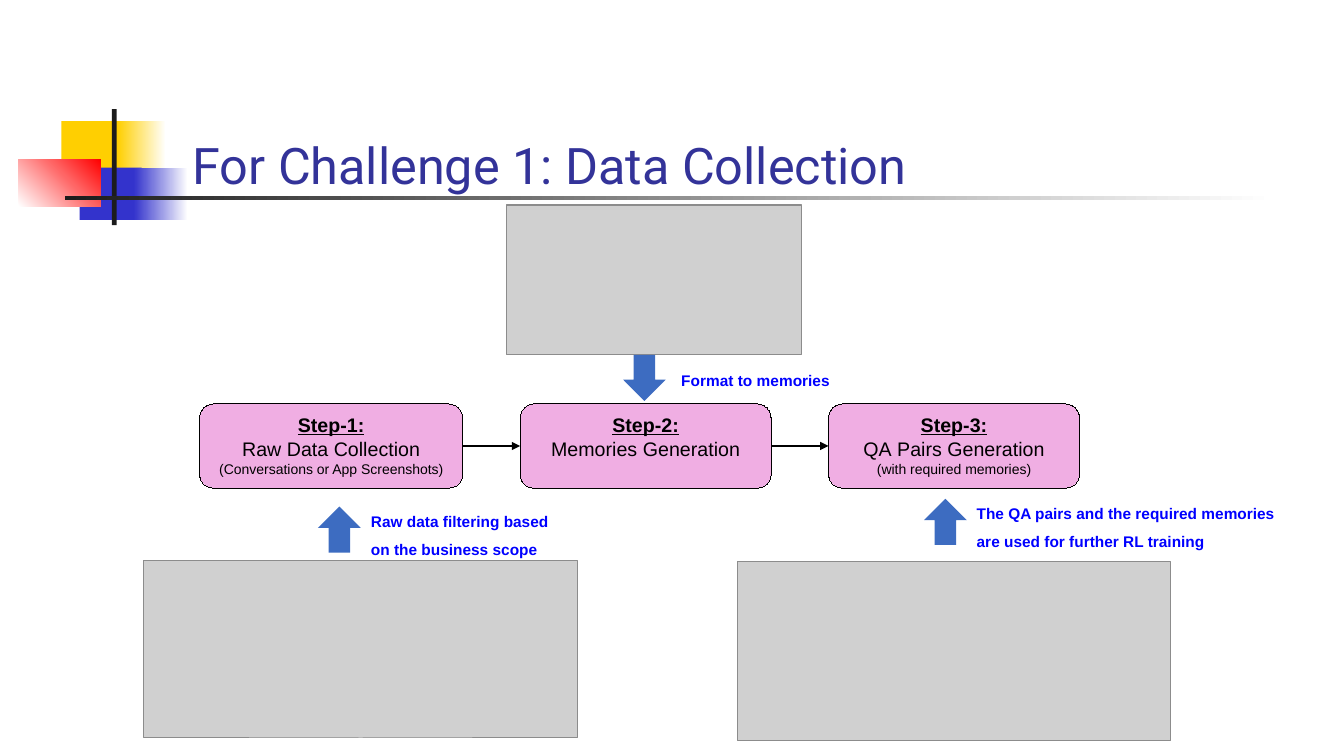
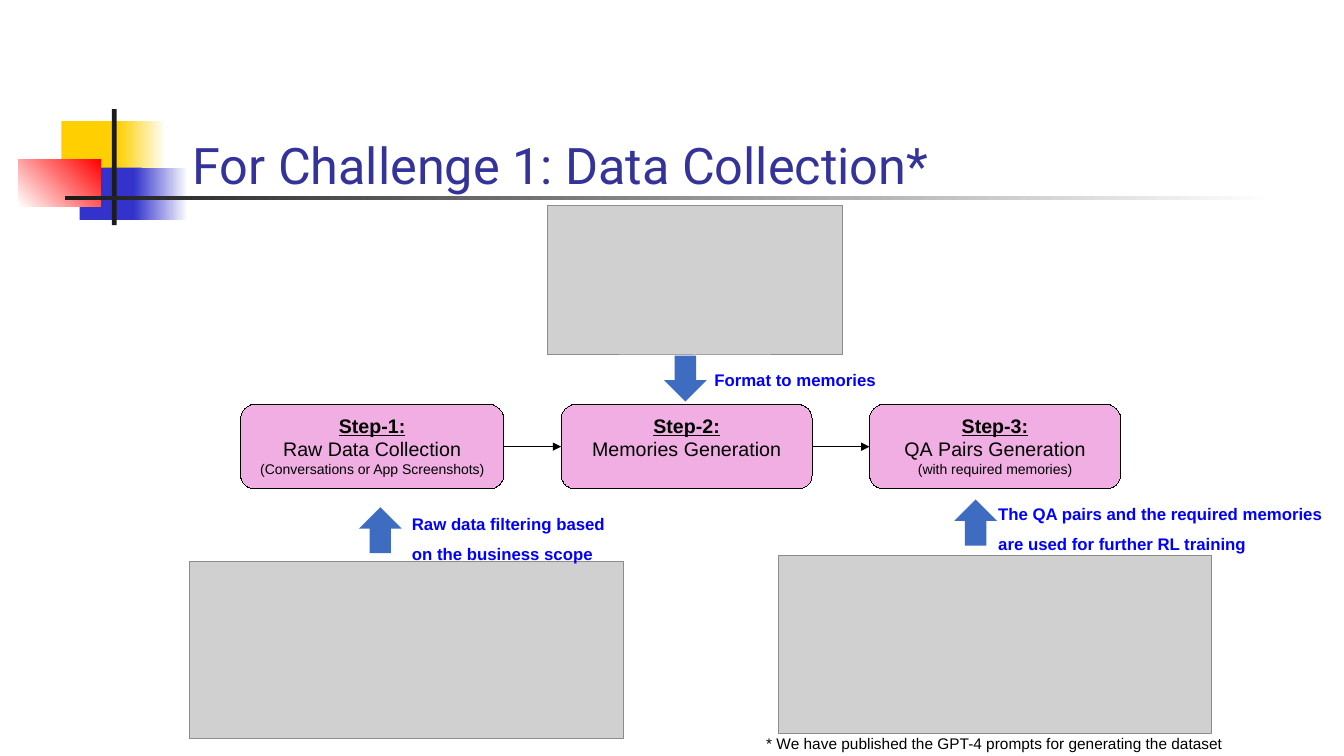
Before and after one commit to zhengwang125/zhengwang125.github.io, a slide deck: slide 3 of paper/EMG-RAG.pptx. Drawn at 1344x756 pixels with LibreOffice and Linux fonts; fonts in the diff are those of the drawing; grey boxes stand for pictures. Boxes give left, top, right and bottom in pixels: in the first picture for what was removed or moved away, otherwise in the second. Text is boxed around its words. In the diff, an @@ line names an element or a change of style, - is before the commit and + after.

```diff
--- a/paper/EMG-RAG.pptx
+++ b/paper/EMG-RAG.pptx
@@ title at [192,146,928,195]: text changed @@
-For Challenge 1: Data Collection
+For Challenge 1: Data Collection*
@@ text "Format to memories": place and size @@
-text "Format to memories" at [681,375,830,386]
+text "Format to memories" at [714,374,875,386]
@@ text "Format to memories" at [714,374,875,386]: size 11 to 12 pt @@
@@ 3 rounded rectangles, 2 right arrows, 2 arrows, 1 picture: place and size @@
-3 rounded rectangles, 2 right arrows, 2 arrows, 1 picture at [200,205,1080,553]
+3 rounded rectangles, 2 right arrows, 2 arrows, 1 picture at [241,206,1121,554]
@@ text "Raw data filtering based" at [412,518,604,565]: size 11 to 12 pt @@
@@ text "Raw data filtering based": place and size @@
-text "Raw data filtering based" at [371,516,549,558]
+text "Raw data filtering based" at [412,518,604,565]
@@ right arrow: place and size @@
-right arrow at [925,499,967,545]
+right arrow at [955,499,997,545]
@@ text at [998,508,1322,554]: text changed; size 11 to 12 pt @@
-The QA pairs and the required memories
-are used for further RL training
+The QA pairs and the required memories are used for further RL training
@@ picture: place and size @@
-picture at [144,561,578,738]
+picture at [190,562,623,739]
@@ picture: place and size @@
-picture at [737,562,1171,741]
+picture at [778,556,1212,735]
@@ text added at [776,738,1222,753], 11 pt, text #000000 @@
+* We have published the GPT-4 prompts for generating the dataset
```
Also in this commit, not shown: 4 other slides changed, 1 other file.
